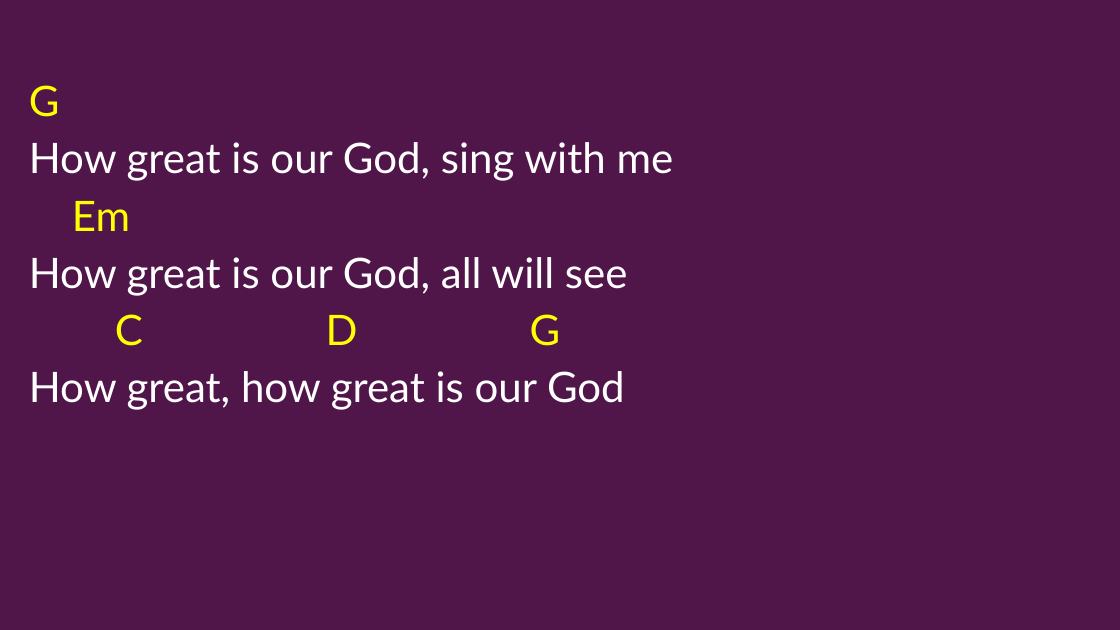
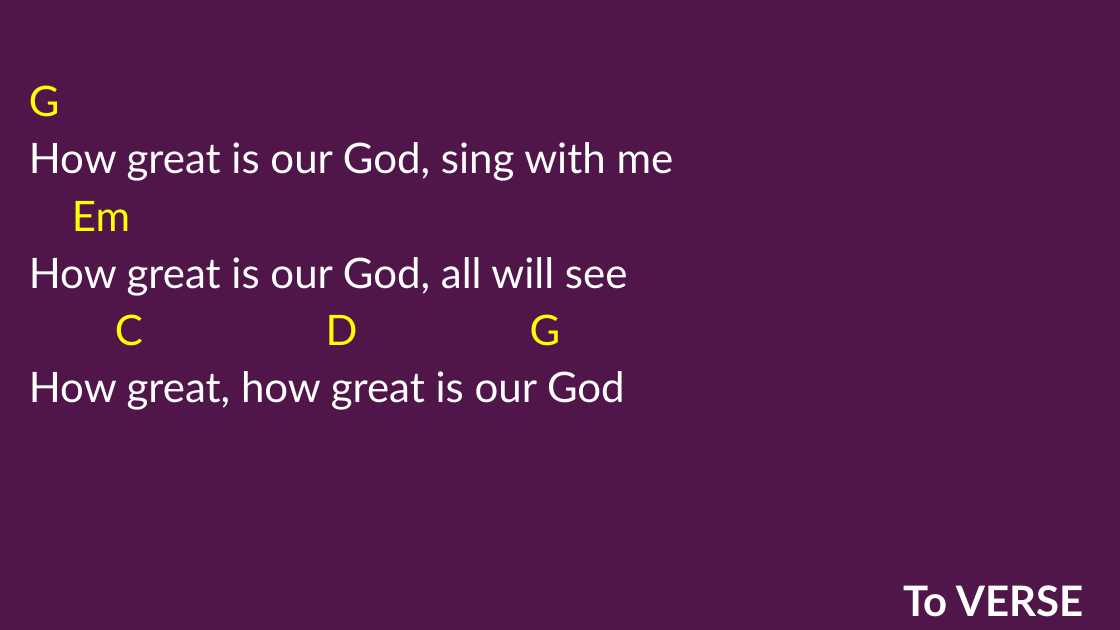
Before and after one commit to kendall412/worship, a slide deck: slide 3 of How Great is Our God-CH.pptx. Drawn at 1120x630 pixels with LibreOffice and Linux fonts; fonts in the diff are those of the drawing. Boxes give left, top, right and bottom in pixels: in the first picture for what was removed or moved away, otherwise in the second. Text is boxed around its words. In the diff, an @@ line names an element or a change of style, - is before the commit and + after.

```diff
--- a/How Great is Our God-CH.pptx
+++ b/How Great is Our God-CH.pptx
@@ text added at (x1=903, y1=585, x2=1083, y2=617), 36 pt, text #FFFFFF, bold @@
+To VERSE
```
Also in this commit, not shown: 5 other slides changed, 102 other files.
